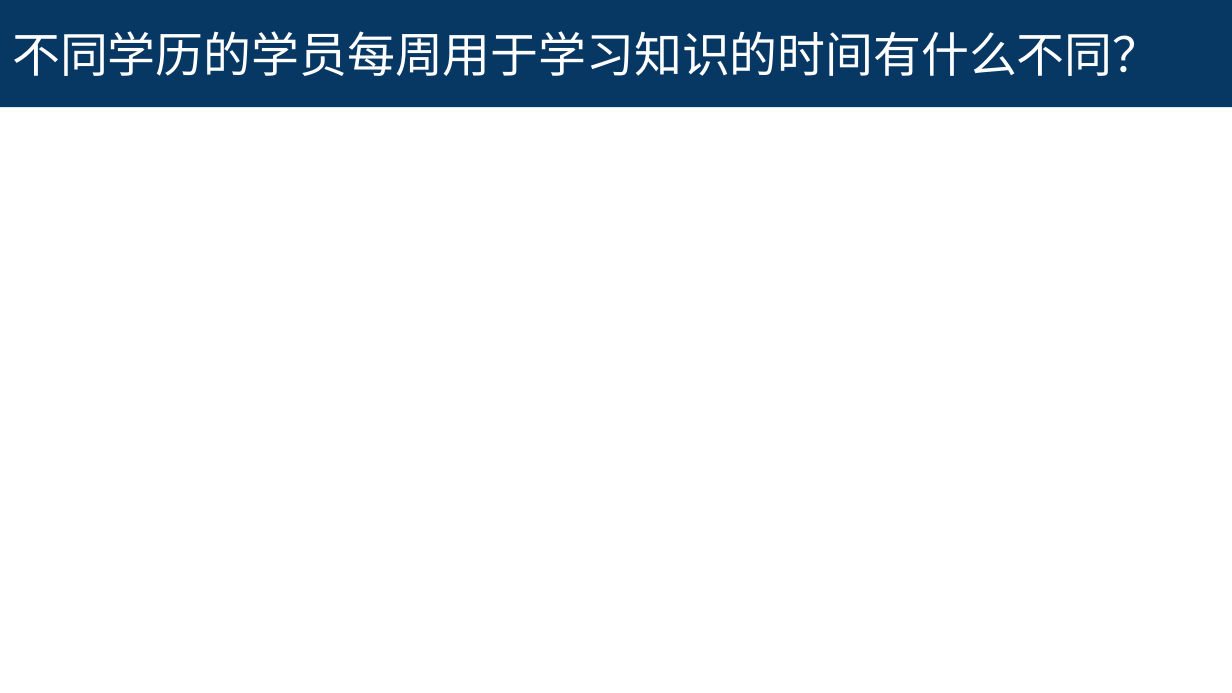
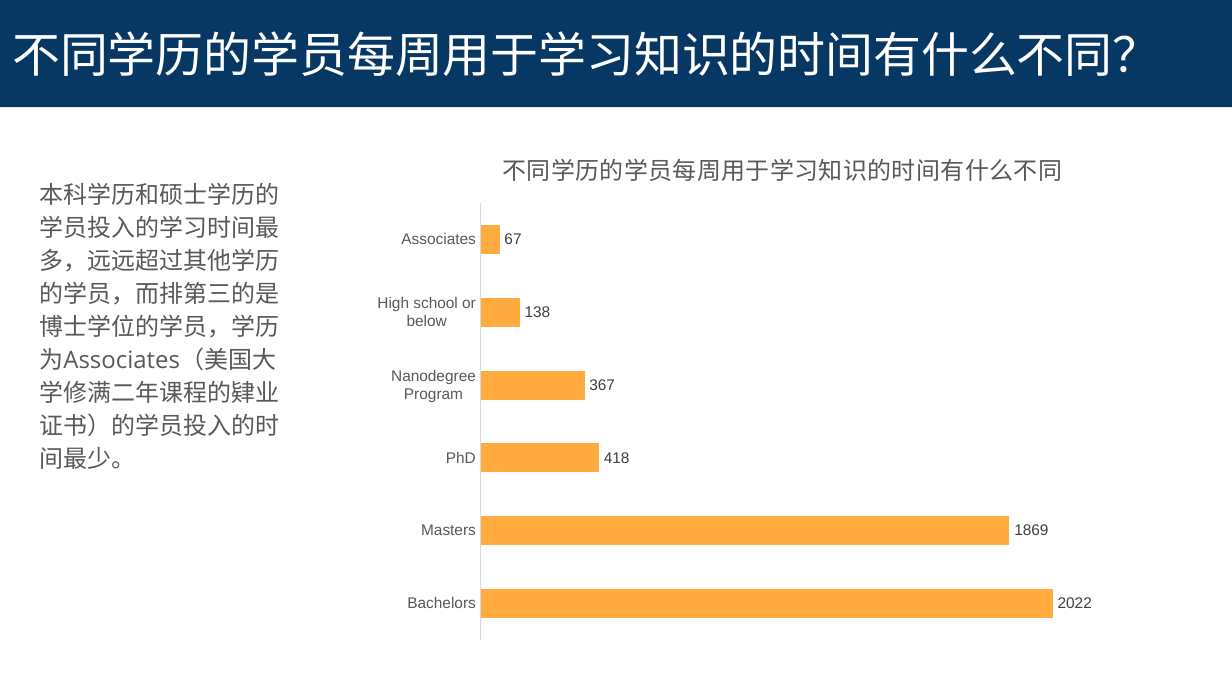
Before and after one commit to leesper/become-business-analyst, a slide deck: slide 6 of P2_AnalyzeSurveyData/survey-project-submission-template.pptx (slide 7 before the commit). Drawn at 1232x693 pixels with LibreOffice and Linux fonts; fonts in the diff are those of the drawing. Boxes give left, top, right and bottom in pixels: in the first picture for what was removed or moved away, otherwise in the second. Text is boxed around its words. In the diff, an @@ line names an element or a change of style, - is before the commit and + after.

```diff
--- a/P2_AnalyzeSurveyData/survey-project-submission-template.pptx
+++ b/P2_AnalyzeSurveyData/survey-project-submission-template.pptx
@@ bar chart added at box(361, 127, 1205, 650) @@
+title "不同学历的学员每周用于学习知识的时间有什么不同 "
+categories: Bachelors, Masters, PhD, Nanodegree Program, High school or below, Associates
+Series 1: 2022, 1869, 418, 367, 138, 67
@@ text added at box(27, 163, 310, 530), fill #FFFFFF, outline #FFFFFF 0.75 pt, 14 pt, text #595959 @@
+本科学历和硕士学历的学员投入的学习时间最多，远远超过其他学历的学员，而排第三的是博士学位的学员，学历为Associates（美国大学修满二年课程的肄业证书）的学员投入的时间最少。
```
Also in this commit, not shown: 3 other slides changed, 1 slide added, 2 slides removed, 2 other files.
